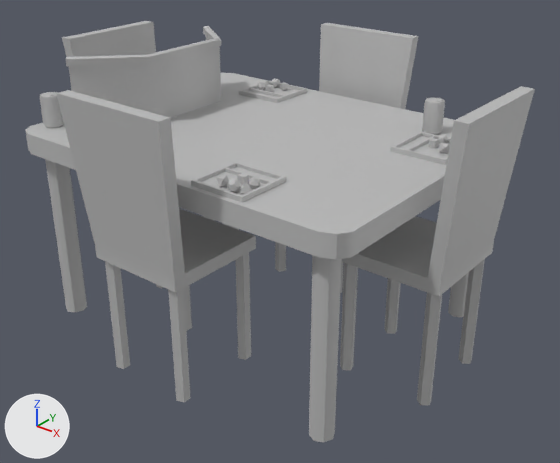
A saved change to the FBX model Models/FinalModels/SM_DnDTable.fbx.
Before and after are seen from a 50 mm camera at (1.97, -2.36, 1.31) aimed at (0.09, -0.02, -0.14). Every picture has the same lights, and +X, +Y and +Z are marked at lower left. Where no turn or scale is listed for an object, it has been applied to the vertices.

In view in the first picture: 'SM_BreakChair1', 'SM_BreakChair2', 'SM_BreakChair3', 'SM_BreakChair4', 'SM_BreakTable', 'SM_Can1', 'SM_Can2', 'SM_DiceTray1', 'SM_DiceTray2', 'SM_DiceTray3', 'pCube1'.
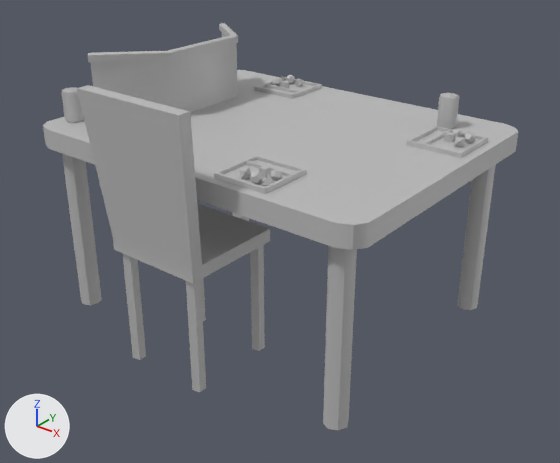
Commit message: DnD Table

Pixel boxes (x1, y1, x2, y2) of what changed, in the pictures (560 x 463 px):
'SM_BreakTable', moved: before (25, 72, 469, 442); after (43, 70, 518, 430)
'SM_BreakChair4', moved: before (56, 90, 256, 402); after (77, 85, 270, 392)
'SM_BreakChair1', deleted: before (340, 86, 535, 406)
'pCube1', moved: before (66, 26, 221, 118); after (88, 23, 238, 112)
'SM_BreakChair3', deleted: before (275, 23, 419, 293)
'SM_DiceTray1', moved: before (191, 162, 286, 202); after (214, 155, 306, 194)
'SM_BreakChair2', deleted: before (62, 21, 214, 288)
'SM_DiceTray2', moved: before (390, 132, 451, 165); after (406, 126, 488, 158)
'SM_DiceTray3', moved: before (239, 78, 307, 103); after (254, 75, 322, 99)
'SM_Can2', moved: before (40, 92, 64, 128); after (61, 87, 84, 123)
'SM_Can1', moved: before (422, 97, 445, 135); after (437, 93, 459, 129)

The edits, one by one:
Object 'SM_DiceTray2' (ob_sm_dicetray2) moves from (0.645, 0.234, 0.309) to (0.657, 0.336, 0.309).
Object 'pCube1' (ob_pcube1) moves from (-0.449, 0.0, 0.424) to (-0.437, 0.102, 0.424).
Object 'SM_BreakChair3' (ob_sm_breakchair3) is deleted.
Object 'SM_BreakTable' (ob_sm_breaktable) moves from (-0.003, 0.001, -0.146) to (0.0, 0.085, -0.146).
Object 'SM_BreakChair1' (ob_sm_breakchair1) is deleted.
Object 'SM_DiceTray3' (ob_sm_dicetray3) moves from (-0.336, 0.464, 0.309) to (-0.324, 0.566, 0.309).
Object 'SM_Can2' (ob_sm_can2) moves from (-0.749, -0.497, 0.353) to (-0.737, -0.396, 0.353).
Object 'SM_BreakChair2' (ob_sm_breakchair2) is deleted.
Object 'SM_Can1' (ob_sm_can1) moves from (0.54, 0.428, 0.353) to (0.552, 0.53, 0.353).
Object 'SM_DiceTray1' (ob_sm_dicetray1) moves from (0.29, -0.493, 0.309) to (0.302, -0.392, 0.309).
Object 'SM_BreakChair4' (ob_sm_breakchair4) moves from (-0.015, -0.553, 0.001) to (-0.012, -0.468, 0.001).
